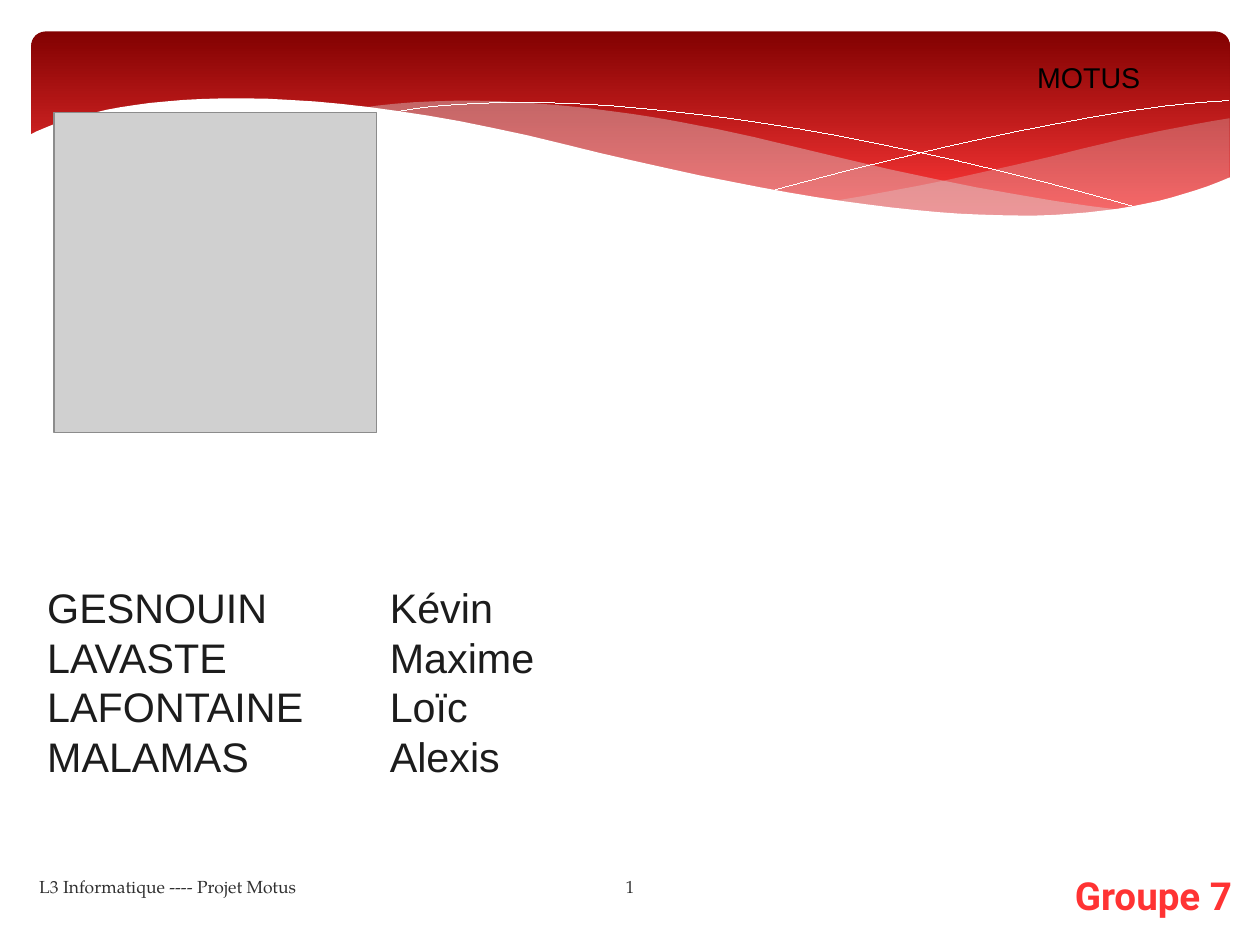
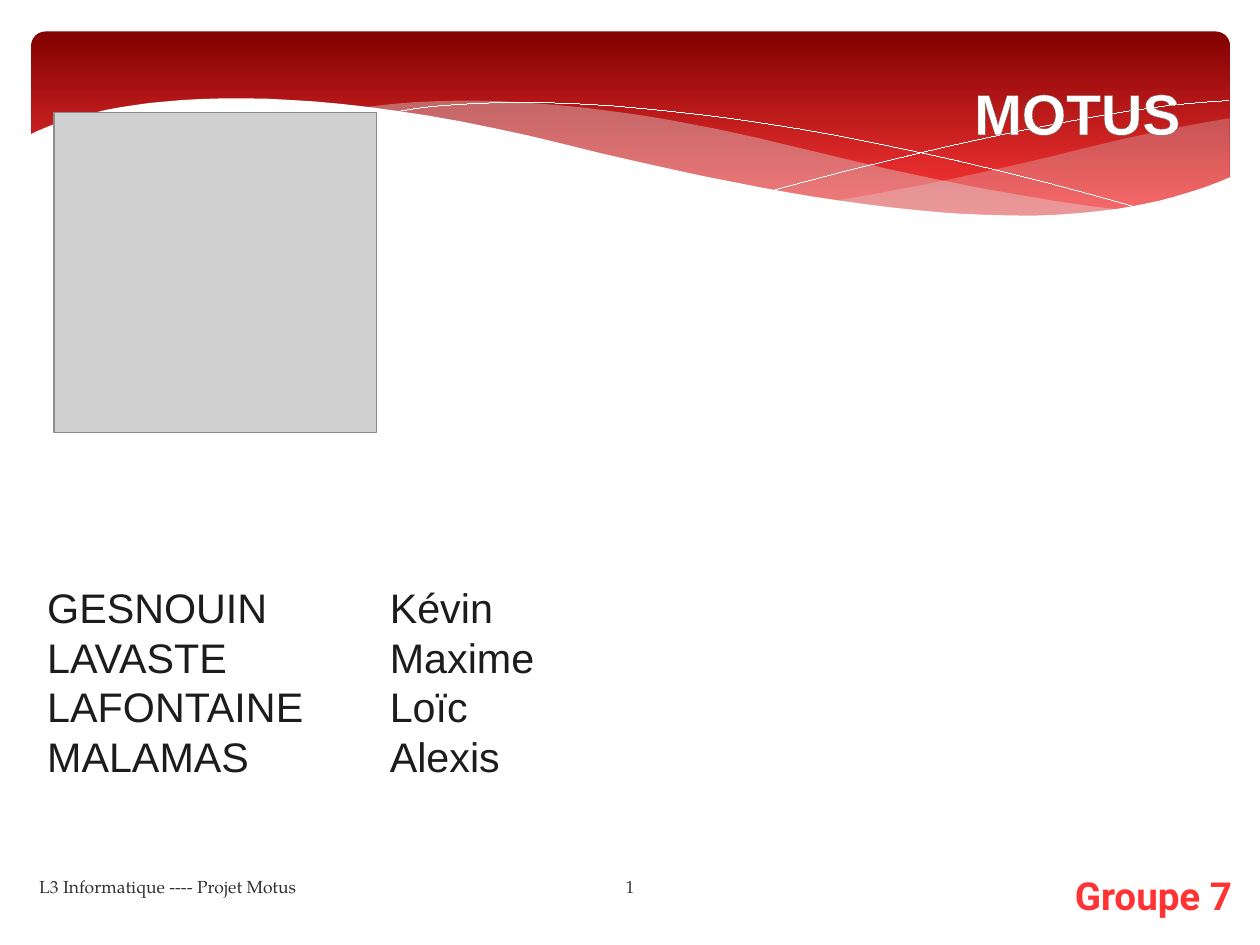
Before and after one commit to Yamihoshi/Projet-L3, a slide deck: slide 1 of powerpoint.pptx. Drawn at 1260x945 pixels with LibreOffice and Linux fonts; fonts in the diff are those of the drawing; grey boxes stand for pictures. Boxes give left, top, right and bottom in pixels: in the first picture for what was removed or moved away, otherwise in the second. Text is boxed around its words. In the diff, an @@ line names an element or a change of style, - is before the commit and + after.

```diff
--- a/powerpoint.pptx
+++ b/powerpoint.pptx
@@ text "MOTUS": place and size @@
-text "MOTUS" at [1037,68,1140,88]
+text "MOTUS" at [974,94,1180,145]
@@ text "MOTUS" at [974,94,1180,145]: size 18 to 36 pt, text colour #000000 to #FFFFFF, letter outline none to #726056 0.52 pt, bold on @@
```
Also in this commit, not shown: 11 other slides changed, 1 slide added, 1 slide removed, 1 other file.
